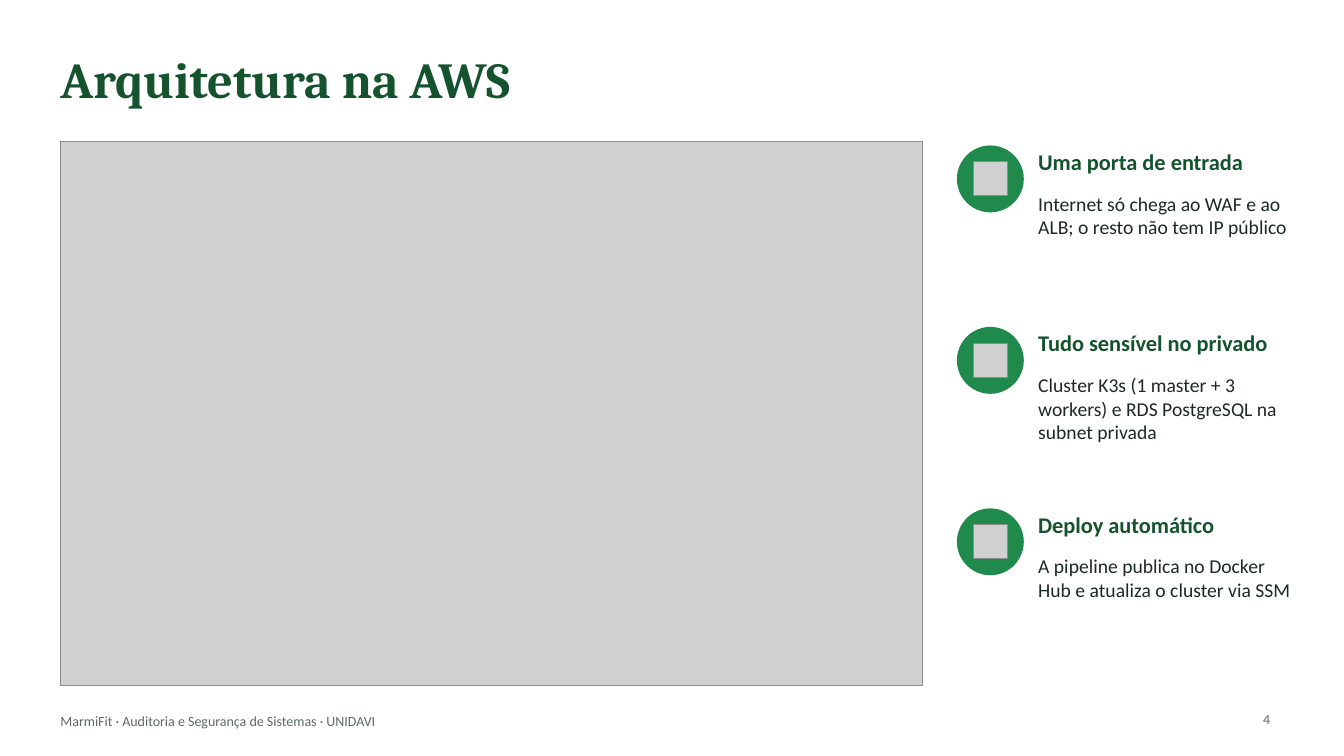
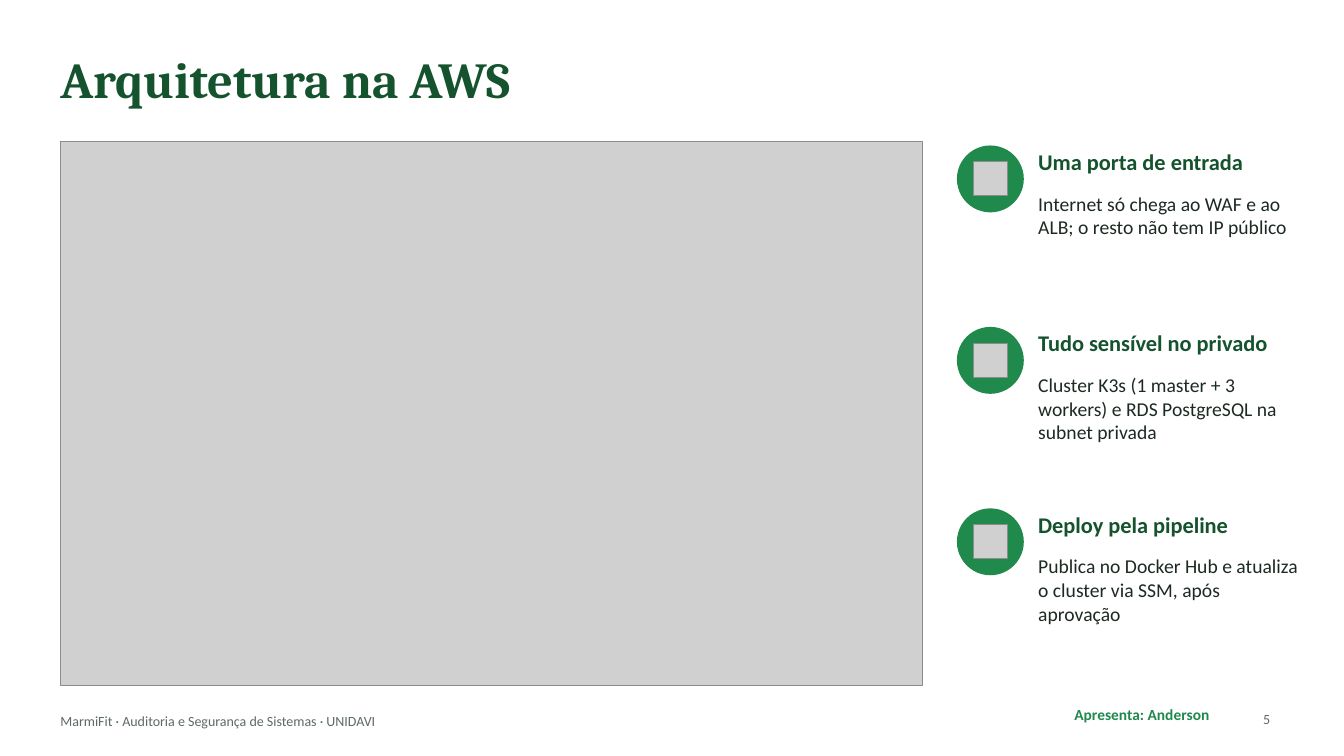
Before and after one commit to 1GustavoBorgonha1/aplicacao_tb_fnl_si, a slide deck: slide 5 of docs/apresentacao/MarmiFit-apresentacao.pptx (slide 4 before the commit). Drawn at 1344x756 pixels with LibreOffice and Linux fonts; fonts in the diff are those of the drawing; grey boxes stand for pictures. Boxes give left, top, right and bottom in pixels: in the first picture for what was removed or moved away, otherwise in the second. Text is boxed around its words. In the diff, an @@ line names an element or a change of style, - is before the commit and + after.

```diff
--- a/docs/apresentacao/MarmiFit-apresentacao.pptx
+++ b/docs/apresentacao/MarmiFit-apresentacao.pptx
@@ text at bbox=[1038, 517, 1228, 537]: text changed @@
-Deploy automático
+Deploy pela pipeline
@@ text at bbox=[1038, 559, 1297, 625]: text changed @@
-A pipeline publica no Docker Hub e atualiza o cluster via SSM
+Publica no Docker Hub e atualiza o cluster via SSM, após aprovação
@@ text added at bbox=[1074, 709, 1210, 723], 11 pt, text #1F8A4C, bold @@
+Apresenta: Anderson
@@ page number at bbox=[1263, 715, 1270, 724]: text changed @@
-4
+5
```
Also in this commit, not shown: 16 other slides changed, 8 slides added.
